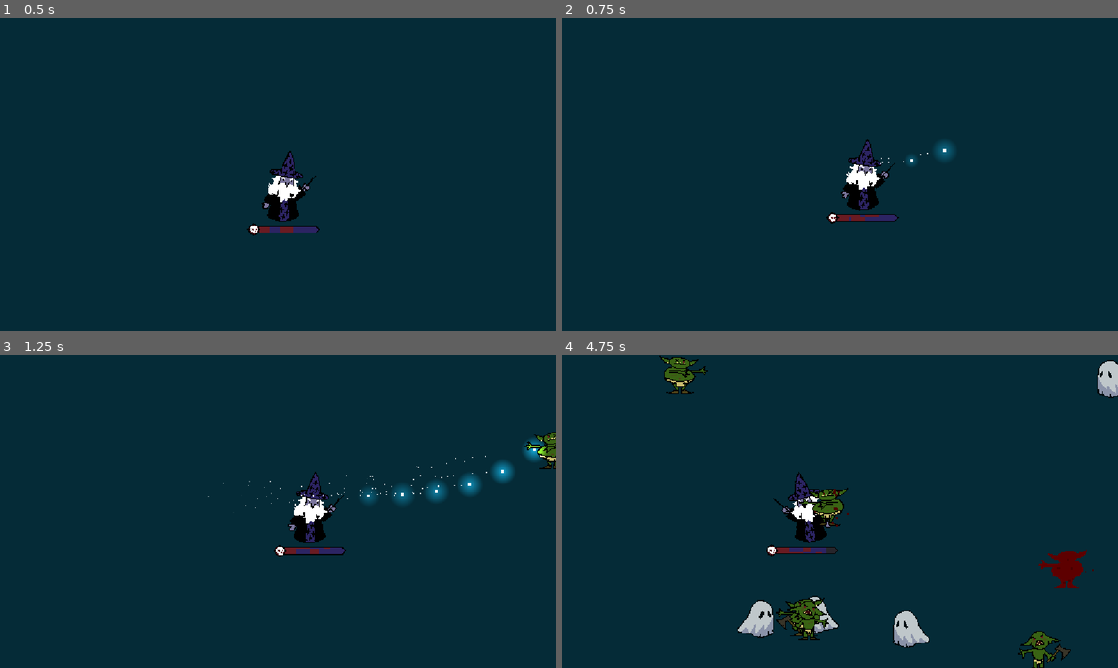
Above: before the commit, frames 1-4 (two rows, left to right).
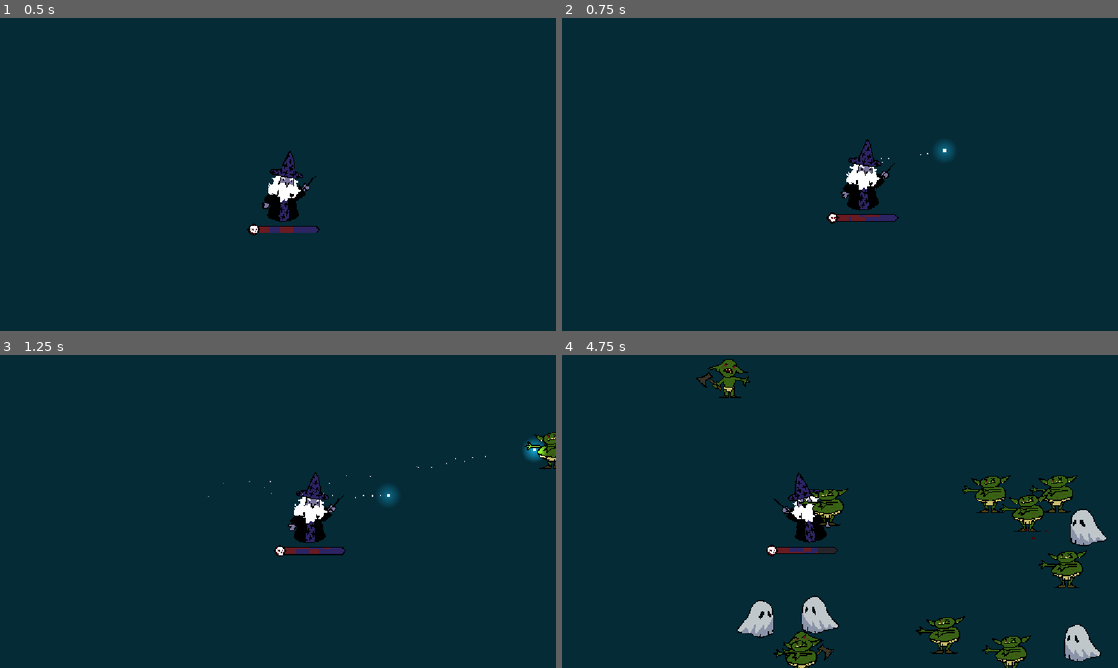
Above: after the commit, the same moments.

Repository: ninacalmon/dadvar-the-mage
Game: Godot game, scene res://game.tscn
Same seed, same stepped clock (60 frames per second), same inputs: the game is played once before the commit and once after it.
Inputs (mouse positions are in pixels of both pictures, inside the frame that each line leads up to):
- Up to frame 1 (0.5 s): no input
- Up to frame 2 (0.75 s): move the mouse to (962, 158) at 0.52 s; press the mouse at (962, 158) at 0.53 s; hold D (Right) from 0.53 s (still down)
- Up to frame 3 (1.25 s): keep holding D (Right)
- Up to frame 4 (4.75 s): move the mouse to (728, 527) at 1.27 s; release D (Right) at 1.28 s; release the mouse at (728, 527) at 1.28 s; hold S (Down) 1.28-2.03 s; click (728, 527) at 1.35 s; move the mouse to (895, 442) at 2.02 s; press the mouse at (895, 442) at 2.03 s; hold D (Right) 2.03-2.78 s; move the mouse to (812, 574) at 2.77 s; release the mouse at (812, 574) at 2.78 s; hold W (Up) 2.78-3.53 s; click (812, 574) at 2.85 s; move the mouse to (1006, 558) at 3.52 s; press the mouse at (1006, 558) at 3.53 s; hold A (Left) from 3.53 s (still down); move the mouse to (673, 464) at 4.27 s; release the mouse at (673, 464) at 4.28 s; click (673, 464) at 4.35 s

Frame 1 is identical in both runs. In frame 2, less than 0.1% of the frame differs, in the area x 57-64%, y 44-47%; in frame 3, 1.0%; in frame 4, 7.9%, in the area x 17-100%, y 0-100%.

Commit message:
First sound effects (Spell and GoblinBoss death), with temporary implementation.

Diff:
--- a/Scenes/Bosses/GoblinBoss/Goblin_Boss.tscn
+++ b/Scenes/Bosses/GoblinBoss/Goblin_Boss.tscn
@@ -1,10 +1,11 @@
-[gd_scene load_steps=12 format=3 uid="uid://drrllpdvbctga"]
+[gd_scene load_steps=13 format=3 uid="uid://drrllpdvbctga"]
 
 [ext_resource type="Script" uid="uid://cvh6pdd1cahof" path="res://Scenes/Bosses/GoblinBoss/goblin_boss.gd" id="1_bs2mh"]
 [ext_resource type="Texture2D" uid="uid://bgqumwqddncyp" path="res://Sprites/Goblin-1.png" id="2_h2756"]
 [ext_resource type="Shader" uid="uid://mm42ofpnqd40" path="res://Shaders/hit_flash.tres" id="2_hxret"]
 [ext_resource type="PackedScene" uid="uid://dnr2fm6mdvs2" path="res://Modules/Mobs/mob_behaviour_module.tscn" id="3_1lps0"]
 [ext_resource type="Script" uid="uid://ckp8nqvjgsevu" path="res://Modules/Generics/health_module.gd" id="4_4f2ww"]
+[ext_resource type="AudioStream" uid="uid://b66t5o1p1hh8k" path="res://Sounds/witch-laugh-256450.mp3" id="6_jbg4a"]
 
 [sub_resource type="ShaderMaterial" id="ShaderMaterial_jbg4a"]
 shader = ExtResource("2_hxret")
@@ -123,4 +124,7 @@
 &"": SubResource("AnimationLibrary_xpmg4")
 }
 
+[node name="AudioStreamPlayer" type="AudioStreamPlayer" parent="."]
+stream = ExtResource("6_jbg4a")
+
 [connection signal="health_depleted" from="Behaviour/HealthModule" to="." method="_on_goblin_boss_health_module_health_depleted"]
--- a/Scenes/Bosses/GoblinBoss/goblin_boss.gd
+++ b/Scenes/Bosses/GoblinBoss/goblin_boss.gd
@@ -5,6 +5,7 @@
 @export var behaviour_module: MobBehaviourModule
 
 @onready var hit_flash_animation = $HitFlashAnimPlayer
+var audio_track: AudioStream = preload("res://Sounds/witch-laugh-256450.mp3")
 
 func _physics_process(_delta: float) -> void:
 	behaviour_module.handle_movement()
@@ -18,7 +19,12 @@
 	behaviour_module.handle_take_damage(damage)
 
 func _on_goblin_boss_health_module_health_depleted() -> void:
-	var tween = get_tree().create_tween()
+	## GAMBIARRA
+	var stream_player = AudioStreamPlayer.new()
+	stream_player.stream = audio_track
+	stream_player.autoplay = true
+	get_parent().add_child(stream_player)
+	# $AudioStreamPlayer.playing = true
 	$CollisionShape2D.set_deferred("disabled", true)
 	$BloodParticles.emitting = true
 	hit_flash_animation.connect("animation_finished", die_after_anim_finished)
--- a/Scenes/Player/Spells/test_bullet.gd
+++ b/Scenes/Player/Spells/test_bullet.gd
@@ -3,11 +3,19 @@
 @export var bullet_module: BulletModule
 
 var direction
+var audio_track = preload("res://Sounds/magic_parry-301969.mp3")
 
 func _ready():
 	$PointLight2D.energy = 1
 	$PointLight2D.texture_scale = 0
 	$CPUParticles2D.emitting = true
+	# GAMBIARRA
+	var stream_player = AudioStreamPlayer.new()
+	stream_player.pitch_scale = randf_range(0.4, 1.5)
+	stream_player.stream = audio_track
+	stream_player.autoplay = true
+	get_parent().add_child(stream_player)
+
 	direction = bullet_module.get_bullet_move_direction(self.position, get_global_mouse_position())
 
 func _physics_process(delta: float) -> void:
--- a/Scenes/Player/Spells/test_bullet.tscn
+++ b/Scenes/Player/Spells/test_bullet.tscn
@@ -1,8 +1,9 @@
-[gd_scene load_steps=9 format=3 uid="uid://73ai3a0wwokb"]
+[gd_scene load_steps=10 format=3 uid="uid://73ai3a0wwokb"]
 
 [ext_resource type="Texture2D" uid="uid://c2ldsx1wks0tc" path="res://Sprites/bullet1.png" id="1_5fyw6"]
 [ext_resource type="Script" uid="uid://wg664yw4jx2m" path="res://Scenes/Player/Spells/test_bullet.gd" id="2_5mxg8"]
 [ext_resource type="PackedScene" uid="uid://bhhkmo6wlsiqg" path="res://Modules/Bullet/bullet_module.tscn" id="3_bosj0"]
+[ext_resource type="AudioStream" uid="uid://b4fyxs1may7r8" path="res://Sounds/magic_parry-301969.mp3" id="4_humpc"]
 
 [sub_resource type="RectangleShape2D" id="RectangleShape2D_vkspu"]
 size = Vector2(10.666667, 10.666667)
@@ -57,3 +58,6 @@
 scale_amount_curve = SubResource("Curve_5fyw6")
 color_ramp = SubResource("Gradient_humpc")
 hue_variation_max = 0.54
+
+[node name="AudioStreamPlayer" type="AudioStreamPlayer" parent="."]
+stream = ExtResource("4_humpc")
--- a/Scenes/Player/player.tscn
+++ b/Scenes/Player/player.tscn
@@ -26,7 +26,7 @@
 script = ExtResource("1_fkybt")
 health_module = NodePath("HealthModule")
 bullet = ExtResource("2_xpcdj")
-player_shoot_cooldown = 0.1
+player_shoot_cooldown = 0.5
 frequency = 0.02
 amplitude = 0.1
 
--- a/game.gd
+++ b/game.gd
@@ -22,7 +22,7 @@
 ## Spawn Goblin Boss, deprecated.
 func _on_score_timer_timeout() -> void:
 	time_count += 1
-	if time_count == 20:
+	if time_count == 2:
 		var mob = mob_scene3.instantiate()
 
 		mob.position = get_random_spawn_position()
Not shown, added: Sounds/magic_parry-301969.mp3.import
Not shown, added: Sounds/witch-laugh-256450.mp3.import
Not shown, added: Sounds/magic_parry-301969.mp3
Not shown, added: Sounds/witch-laugh-256450.mp3
